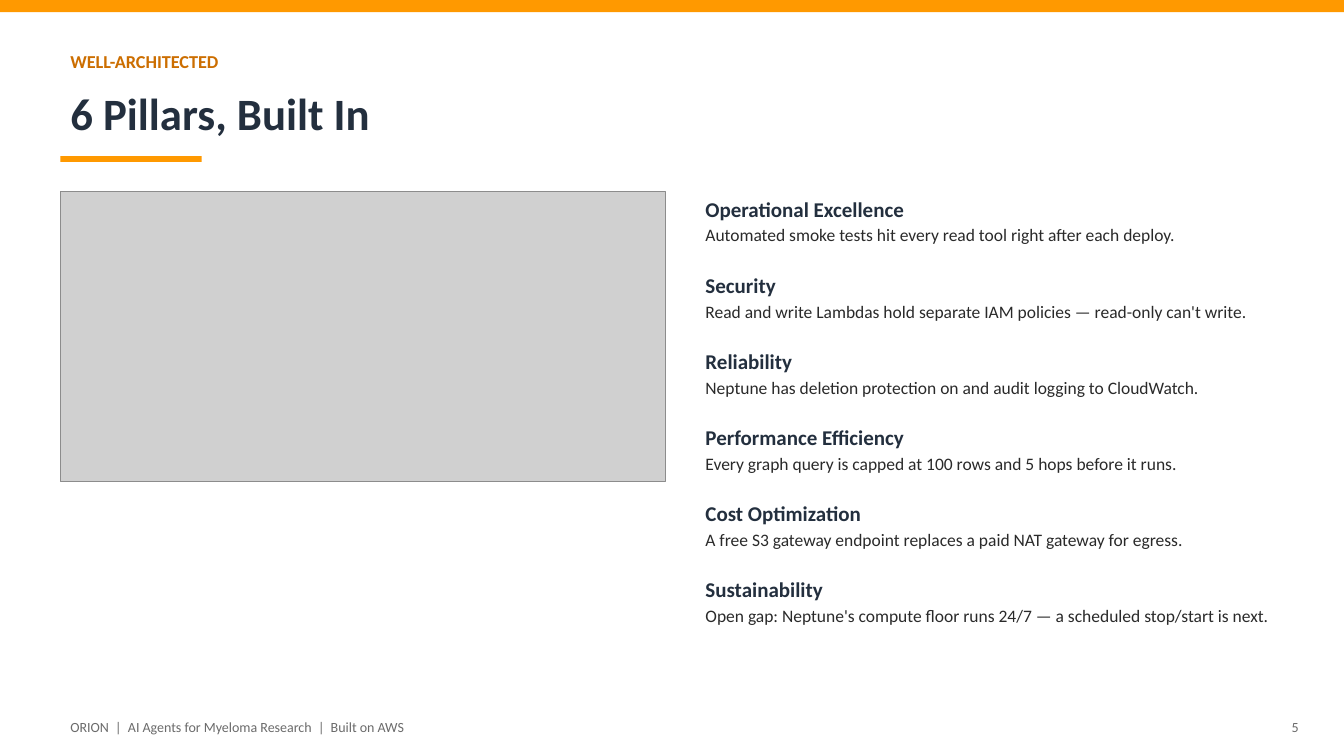
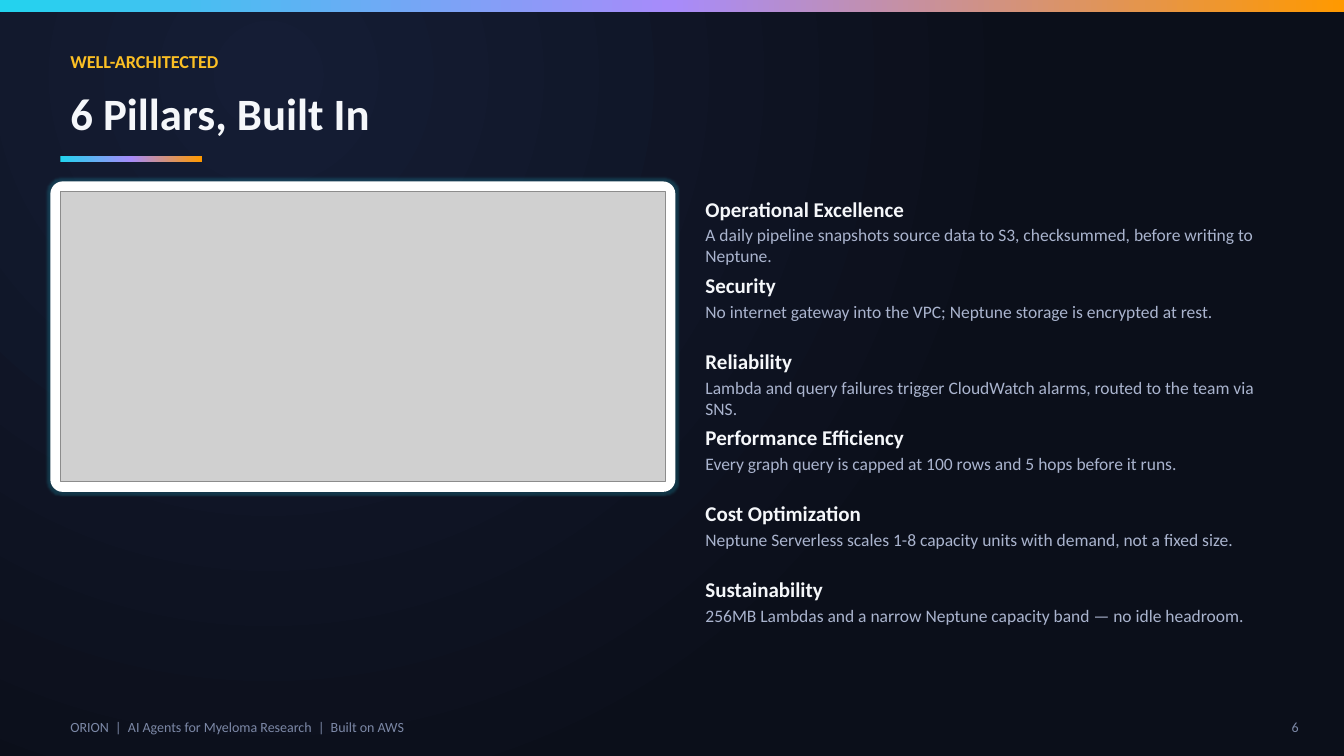
Before and after one commit to lhnminh/MMRF-KnowledgeGraph, a slide deck: slide 6 of ORION_Hackathon_Pitch.pptx (slide 5 before the commit). Drawn at 1344x756 pixels with LibreOffice and Linux fonts; fonts in the diff are those of the drawing; grey boxes stand for pictures. Boxes give left, top, right and bottom in pixels: in the first picture for what was removed or moved away, otherwise in the second. Text is boxed around its words. In the diff, an @@ line names an element or a change of style, - is before the commit and + after.

```diff
--- a/ORION_Hackathon_Pitch.pptx
+++ b/ORION_Hackathon_Pitch.pptx
@@ rectangle at bbox=[0, 0, 1344, 12]: fill #FF9900 to gradient #22D3EE to #A78BFA to #FF9900 @@
@@ rectangle added at bbox=[0, 0, 1344, 756], fill gradient #151D35 to #0B0F1A @@
@@ text "WELL-ARCHITECTED" at bbox=[70, 56, 218, 68]: text colour #CC6E00 to #FBBF24 @@
@@ text "6 Pillars, Built In" at bbox=[70, 98, 370, 136]: text colour #232F3E to #F5F7FA @@
@@ rectangle at bbox=[60, 156, 202, 162]: fill #FF9900 to gradient #22D3EE to #A78BFA to #FF9900 @@
@@ rounded rectangle added at bbox=[50, 181, 676, 492], fill #FFFFFF @@
@@ text at bbox=[705, 202, 904, 221]: text colour #232F3E to #F5F7FA in "Operational Excellence" @@
@@ text at bbox=[705, 229, 1253, 265]: text changed; text colour #2A2A2A to #AAB4CE @@
-Automated smoke tests hit every read tool right after each deploy.
+A daily pipeline snapshots source data to S3, checksummed, before writing to Neptune.
@@ text at bbox=[705, 278, 775, 297]: text colour #232F3E to #F5F7FA in "Security" @@
@@ text at bbox=[705, 306, 1212, 321]: text changed; text colour #2A2A2A to #AAB4CE @@
-Read and write Lambdas hold separate IAM policies — read-only can't write.
+No internet gateway into the VPC; Neptune storage is encrypted at rest.
@@ text at bbox=[705, 354, 792, 373]: text colour #232F3E to #F5F7FA in "Reliability" @@
@@ text at bbox=[705, 382, 1253, 415]: text changed; text colour #2A2A2A to #AAB4CE @@
-Neptune has deletion protection on and audit logging to CloudWatch.
+Lambda and query failures trigger CloudWatch alarms, routed to the team via SNS.
@@ text "Performance Efficiency" at bbox=[705, 430, 1177, 473]: text colour #232F3E to #F5F7FA in "Performance Efficiency"; text colour #2A2A2A to #AAB4CE in "Every graph query is capped at 100 ..." @@
@@ text at bbox=[705, 506, 861, 525]: text colour #232F3E to #F5F7FA in "Cost Optimization" @@
@@ text at bbox=[705, 534, 1232, 549]: text changed; text colour #2A2A2A to #AAB4CE @@
-A free S3 gateway endpoint replaces a paid NAT gateway for egress.
+Neptune Serverless scales 1-8 capacity units with demand, not a fixed size.
@@ text at bbox=[705, 582, 822, 601]: text colour #232F3E to #F5F7FA in "Sustainability" @@
@@ text at bbox=[705, 610, 1243, 625]: text changed; text colour #2A2A2A to #AAB4CE @@
-Open gap: Neptune's compute floor runs 24/7 — a scheduled stop/start is next.
+256MB Lambdas and a narrow Neptune capacity band — no idle headroom.
@@ text "ORION | AI Agents for ..." at bbox=[70, 722, 404, 735]: text colour #6B6B6B to #7C88A6 @@
@@ text at bbox=[1292, 722, 1299, 732]: text changed; text colour #6B6B6B to #7C88A6 @@
-5
+6
```
Also in this commit, not shown: 13 other slides changed, 1 slide added, 1 other file.
